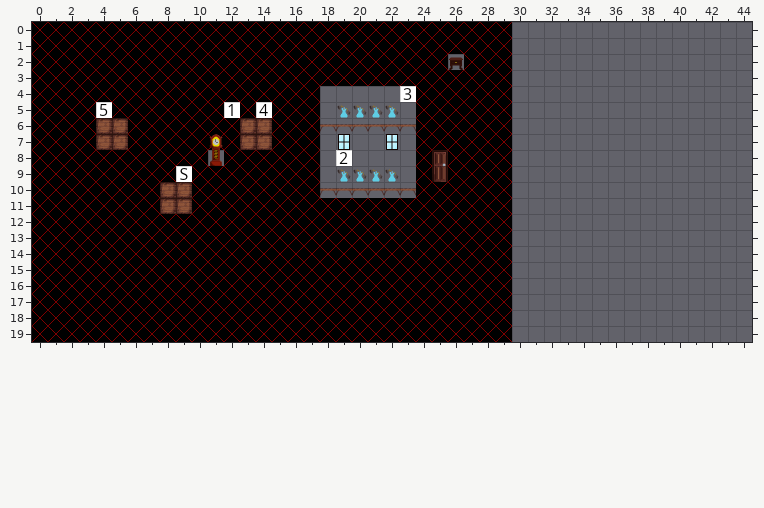
A Tiled map gets an edit: editor/Void.tmx. Above, as it was before the edit.
Cells are 32x32 px. Shown: x 0..44, y 0..19. The old version is drawn lined up with the new one.
After:
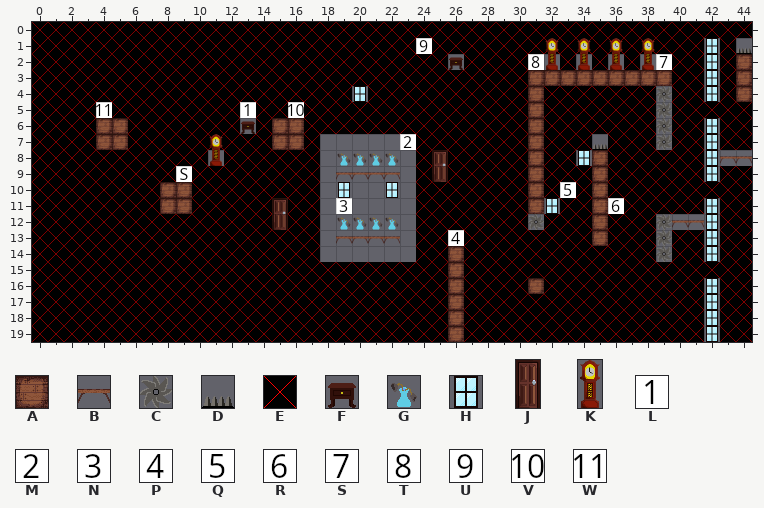
Key: from "Base": A 1 "block", B 2 "plat", C 3 "saw", D 4 "spikes", E 6 "noJar", F 20 "drawer", G 21 "vase", H 22 "window", J 23 "door", K 24 "clock", L 100 "1", M 101 "2", N 102 "3", P 103 "4", Q 104 "5", R 105 "6", S 106 "7", T 107 "8", U 108 "9", V 109 "10", W 110 "11".
_ is an empty cell.
Difference:
map size 30x20 -> 45x20 cells
Layer "Tile Layer 1":
Tile E becomes tile A in rows 6 to 7 at x 15 to 16; in rows 14 to 19 at x 26.
The author put tile A in row 2 at x 44; in row 3 at x 31 to 39 and 44; in row 4 at x 31 and 44; in rows 5 to 7 at x 31; in rows 8 to 11 at x 31 and 35; in rows 12 to 13 at x 35.
The author put tile A in row 16 at x 31.
Tile E becomes tile B in row 13 at x 19 to 22.
Tile G becomes tile B in row 9 at x 19 to 22.
The author put tile B in row 8 at x 43 to 44; in row 12 at x 40 to 41.
The author put tile C in rows 4 to 7 at x 39; in row 12 at x 31 and 39; in rows 13 to 14 at x 39.
The author put tile D in row 1 at x 44; in row 7 at x 35.
Tile A becomes tile E in row 6 at x 14; in row 7 at x 13 to 14.
Tile B becomes tile E in row 6 at x 18 to 23.
Tile G becomes tile E in row 5 at x 19 to 22.
Tile L becomes tile E in row 5 at x 12.
Tile N becomes tile E in row 4 at x 23.
Tile P becomes tile E in row 5 at x 14.
The author put tile E in row 0 at x 30 to 44; in row 1 at x 30 to 41 and 43; in row 2 at x 30, 33, 35, 37, 40 to 41 and 43; in row 3 at x 30, 40 to 41 and 43; in row 4 at x 18 to 19, 21 to 22, 30, 32 to 38, 40 to 41 and 43; in row 5 at x 18, 23, 30, 32 to 38 and 40 to 44.
The author put tile E in row 6 at x 30, 32 to 38, 40 to 41 and 43 to 44; in row 7 at x 30, 32 to 34, 36 to 38, 40 to 41 and 43 to 44; in row 8 at x 30, 32 to 33 and 36 to 41; in row 9 at x 30, 32 to 34, 36 to 41 and 43 to 44; in row 10 at x 30, 32, 34 and 36 to 44; in row 11 at x 30, 33 to 34, 37 to 41 and 43 to 44.
The author put tile E in row 12 at x 30, 32 to 34, 36 to 38 and 43 to 44; in row 13 at x 30 to 34, 36 to 38, 40 to 41 and 43 to 44; in row 14 at x 30 to 38, 40 to 41 and 43 to 44; in row 15 at x 30 to 44; in row 16 at x 30, 32 to 41 and 43 to 44; in rows 17 to 19 at x 30 to 41 and 43 to 44.
Tile A becomes tile F in row 6 at x 13.
Tile E becomes tile G in row 12 at x 19 to 22.
Tile M becomes tile G in row 8 at x 19.
The author put tile G in row 8 at x 20 to 22.
Tile B becomes tile H in row 10 at x 19 and 22.
The author put tile H in rows 1 to 3 at x 42; in row 4 at x 20 and 42; in rows 6 to 7 at x 42; in row 8 at x 34 and 42; in row 9 at x 42; in row 11 at x 32 and 42.
The author put tile H in rows 12 to 14 at x 42; in rows 16 to 19 at x 42.
Tile E becomes tile J in row 12 at x 15.
The author put tile K in row 2 at x 32, 34, 36 and 38.
Tile E becomes tile L in row 5 at x 13.
The author put tile M in row 7 at x 23.
Tile E becomes tile N in row 11 at x 19.
Tile E becomes tile P in row 13 at x 26.
The author put tile Q in row 10 at x 33.
The author put tile R in row 11 at x 36.
The author put tile S in row 2 at x 39.
The author put tile T in row 2 at x 31.
Tile E becomes tile U in row 1 at x 24.
Tile E becomes tile V in row 5 at x 16.
Tile Q becomes tile W in row 5 at x 4.
The author cleared tile B in row 10 at x 18, 20 to 21 and 23.
The author cleared tile E in row 11 at x 18 and 20 to 23; in rows 12 to 13 at x 18 and 23; in row 14 at x 18 to 23.
The author cleared tile H in row 7 at x 19 and 22.
